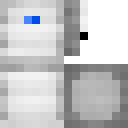
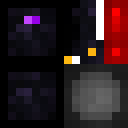
Layered file, before and after one edit (128x128). Changes by layer:
added group "flamethrower" with 16 layers above "laser" over (0, 0, 128, 128)
added layer "AO copy 3" (1st of 3, in "flamethrower") (overlay) in group "flamethrower" over (64, 0, 128, 64)
added layer "Layer 9" in group "flamethrower" over (64, 0, 128, 64)
added layer "Frame copy 3" (1st of 3, in "flamethrower") (overlay, 50%) in group "flamethrower" over (64, 64, 128, 128)
added layer "AO copy 4" (1st of 3, in "flamethrower") (overlay) in group "flamethrower" over (0, 0, 64, 128)
added layer "Frame copy 4" (1st of 3, in "flamethrower") (overlay) in group "flamethrower" over (0, 0, 64, 128)
added layer "Face copy 3" (1st of 2, in "flamethrower") in group "flamethrower" over (24, 16, 40, 24)
added layer "Layer 5" (1st of 2, in "flamethrower") in group "flamethrower" over (64, 64, 128, 128)
added layer "Layer 2 copy" (1st of 3, in "flamethrower") in group "flamethrower" over (64, 64, 128, 128)
added layer "Layer 11" in group "flamethrower" over (80, 40, 104, 64)
added layer "Layer 10" in group "flamethrower" over (88, 48, 104, 64)
added layer "Layer 8" in group "flamethrower" over (64, 0, 96, 56)
added layer "Layer 7" (1st of 2, in "flamethrower") in group "flamethrower" over (64, 0, 80, 56)
added layer "Layer 4" (1st of 2, in "flamethrower") in group "flamethrower" over (0, 0, 64, 128)
hid group "revolver" (9 layers) over (0, 0, 128, 128)
